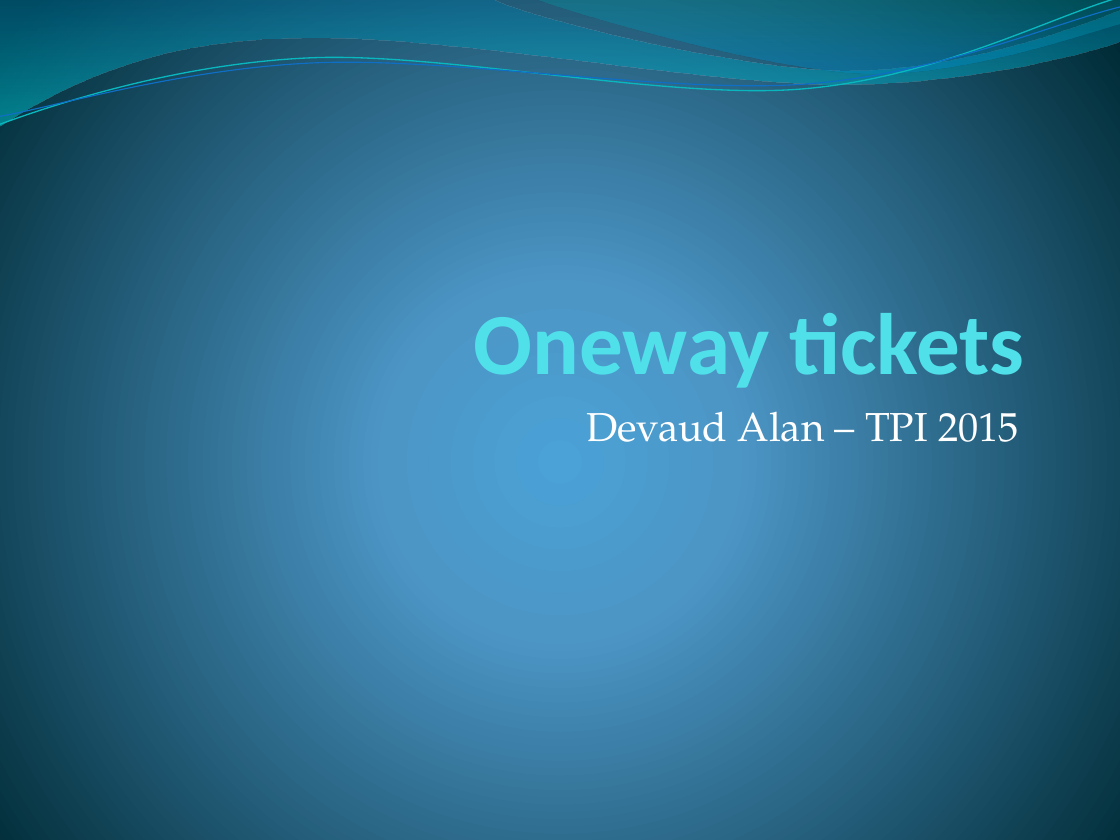
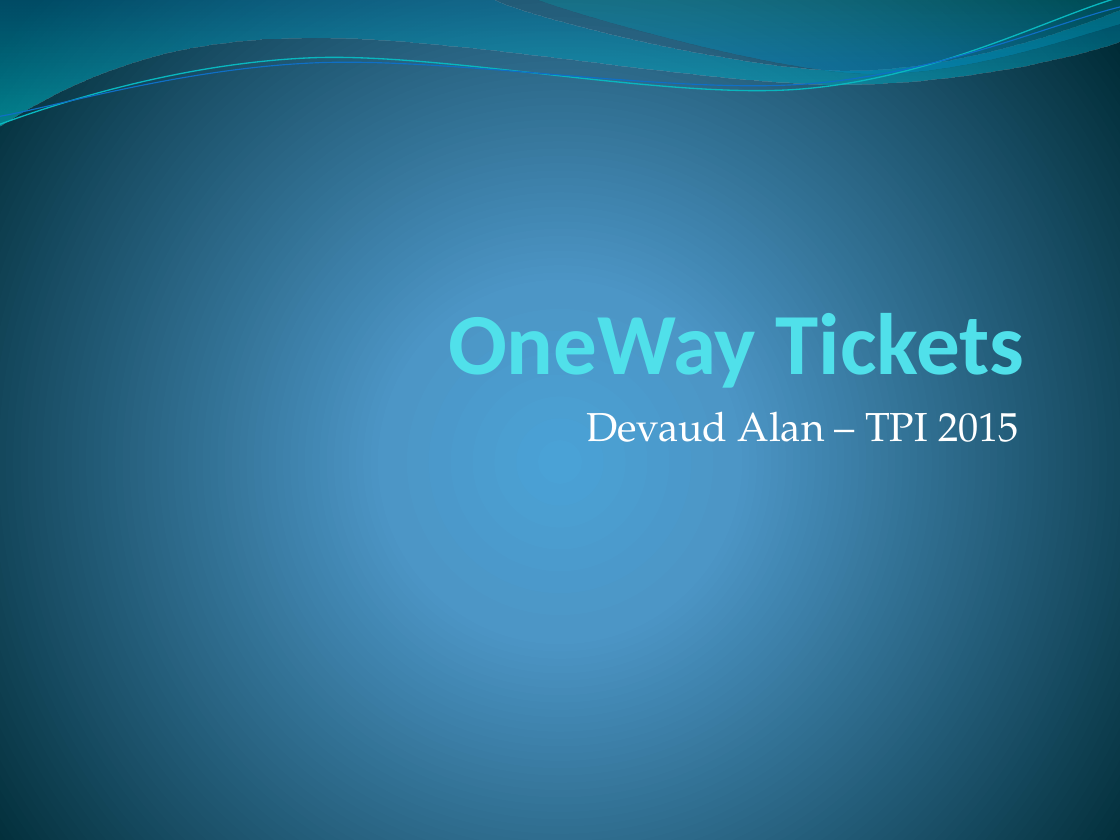
Before and after one commit to Devaud/TPI, a slide deck: slide 1 of OneWay_Tickets.pptx. Drawn at 1120x840 pixels with LibreOffice and Linux fonts; fonts in the diff are those of the drawing. Boxes give left, top, right and bottom in pixels: in the first picture for what was removed or moved away, otherwise in the second. Text is boxed around its words. In the diff, an @@ line names an element or a change of style, - is before the commit and + after.

Commit message:
pres mo

```diff
--- a/OneWay_Tickets.pptx
+++ b/OneWay_Tickets.pptx
@@ title at box(448, 302, 1024, 395): text changed @@
-Oneway tickets
+OneWay Tickets
```
